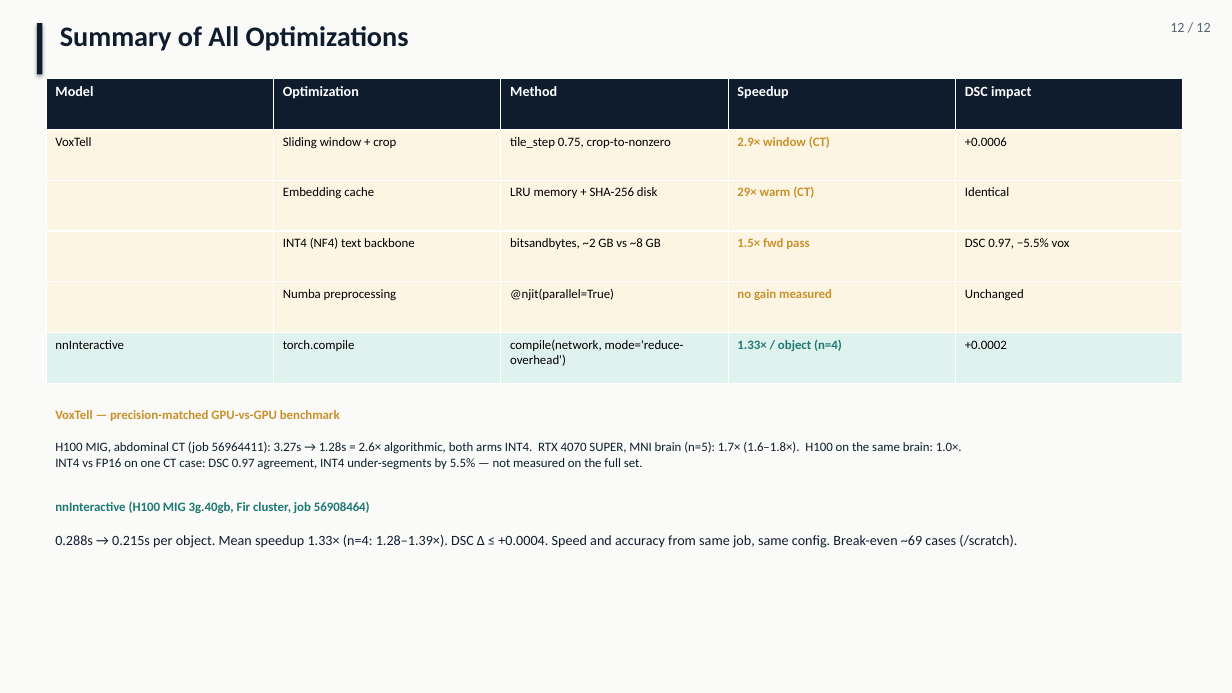
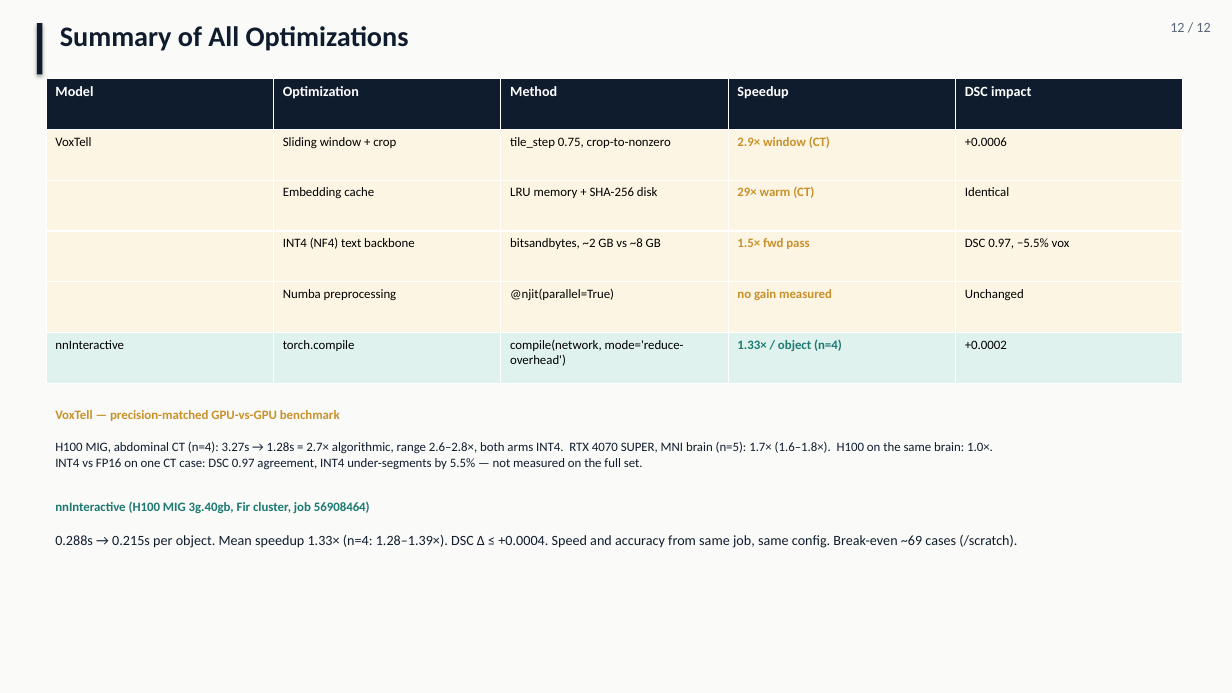
Before and after one commit to pentaexe/VoxTell-main, a slide deck: slide 12 of slides.pptx. Drawn at 1232x693 pixels with LibreOffice and Linux fonts; fonts in the diff are those of the drawing. Boxes give left, top, right and bottom in pixels: in the first picture for what was removed or moved away, otherwise in the second. Text is boxed around its words. In the diff, an @@ line names an element or a change of style, - is before the commit and + after.

Commit message:
CT benchmark now n=4: 2.7x mean, range 2.6-2.8x
Serialized repeats 56966901-903 plus the original 56964411 give 2.6, 2.8,
2.6, 2.8. A 7.4% spread - tighter than nnInteractive's 8.6% and far tighter
than the brain's 33%. This is the most stable measurement in the project.

Deck updated in all three places; the headline no longer rests on n=1.

```diff
--- a/slides.pptx
+++ b/slides.pptx
@@ text at box(55, 441, 993, 470): text changed @@
-H100 MIG, abdominal CT (job 56964411): 3.27s → 1.28s = 2.6× algorithmic, both arms INT4. RTX 4070 SUPER, MNI brain (n=5): 1.7× (1.6–1.8×). H100 on the same brain: 1.0×.
-INT4 vs FP16 on one CT case: DSC 0.97 agreement, INT4 under-segments by 5.5% — not measured on the full set.
+H100 MIG, abdominal CT (n=4): 3.27s → 1.28s = 2.7× algorithmic, range 2.6–2.8×, both arms INT4. RTX 4070 SUPER, MNI brain (n=5): 1.7× (1.6–1.8×). H100 on the same brain: 1.0×.
+INT4 vs FP16 on one CT case: DSC 0.97 agreement, INT4 under-segments by 5.5% — not measured on the full set.
```
Also in this commit, not shown: 2 other slides changed, 2 other files.
